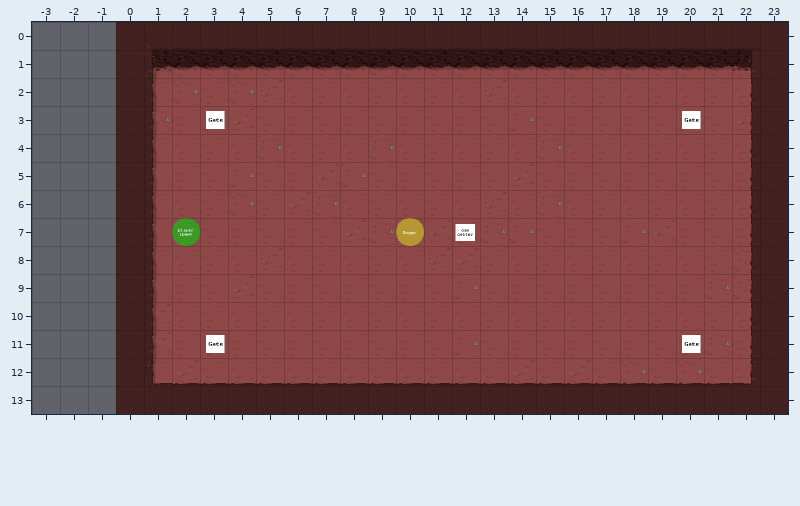
Tiled map -- assets/tilemaps/level1BossRoom.tmx. That is the earlier state.
Cells are 64x64 px. Shown: x -3..23, y 0..13.
Once edited:
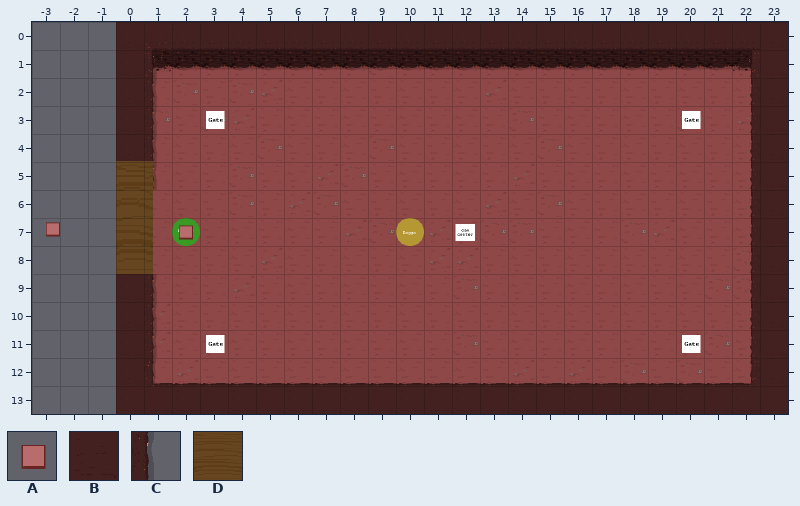
Key: from "tiles 1": A 4, B 21, C 22, D 25.
_ is an empty cell, . an unchanged one.
Objects are placed by their top-left corner, in cells (3,4 is the top-left corner of cell 3,4); size is 1x1 cell unless given.
Message: cutscene compatibility door
Changes in this commit:
--- layer "1"
@@ x 0..1 @@
- 6 BC
- 7 BC
- 8 BC
+ 6 __
+ 7 __
+ 8 __
--- layer "interact"
+A "button" at -2.8,6.9
+A "button" at 2,7
+D "door" at 0,5 size 1.3x4
Where, in picture pixels (left, top, right, bottom), the same in both pictures:
changed: (116, 161, 193, 274)
added: (46, 222, 60, 237)
